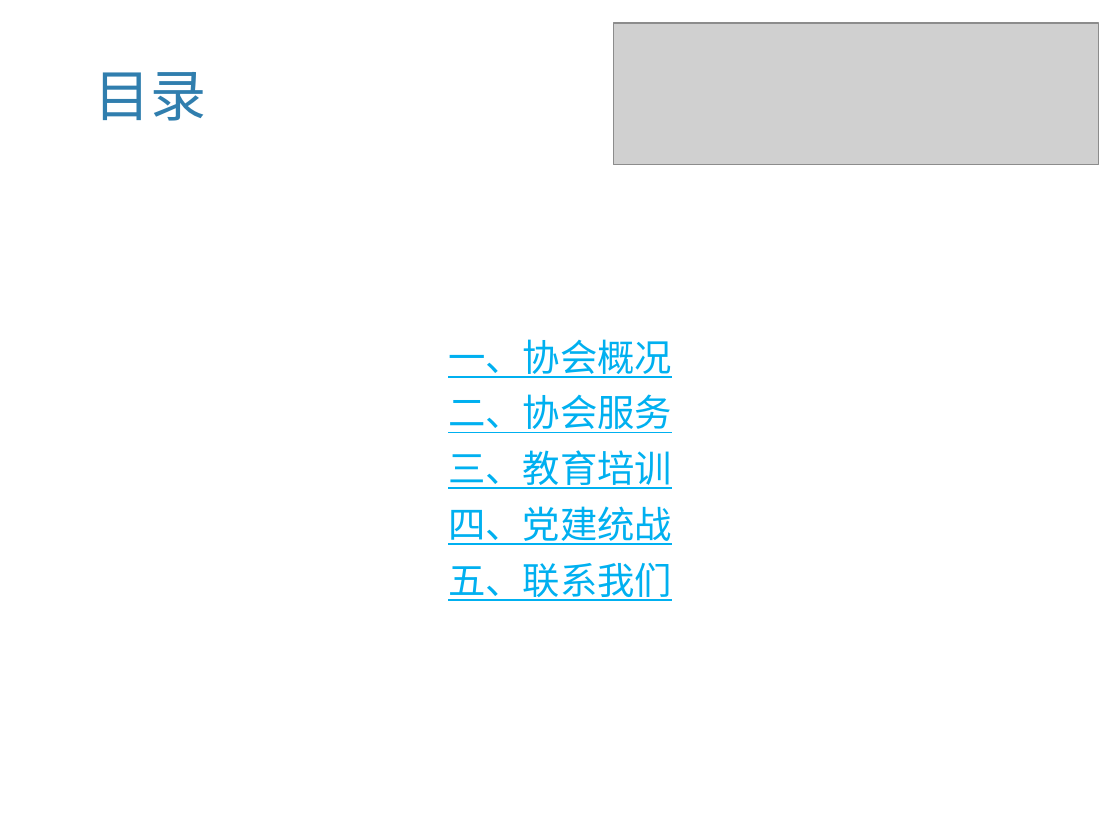
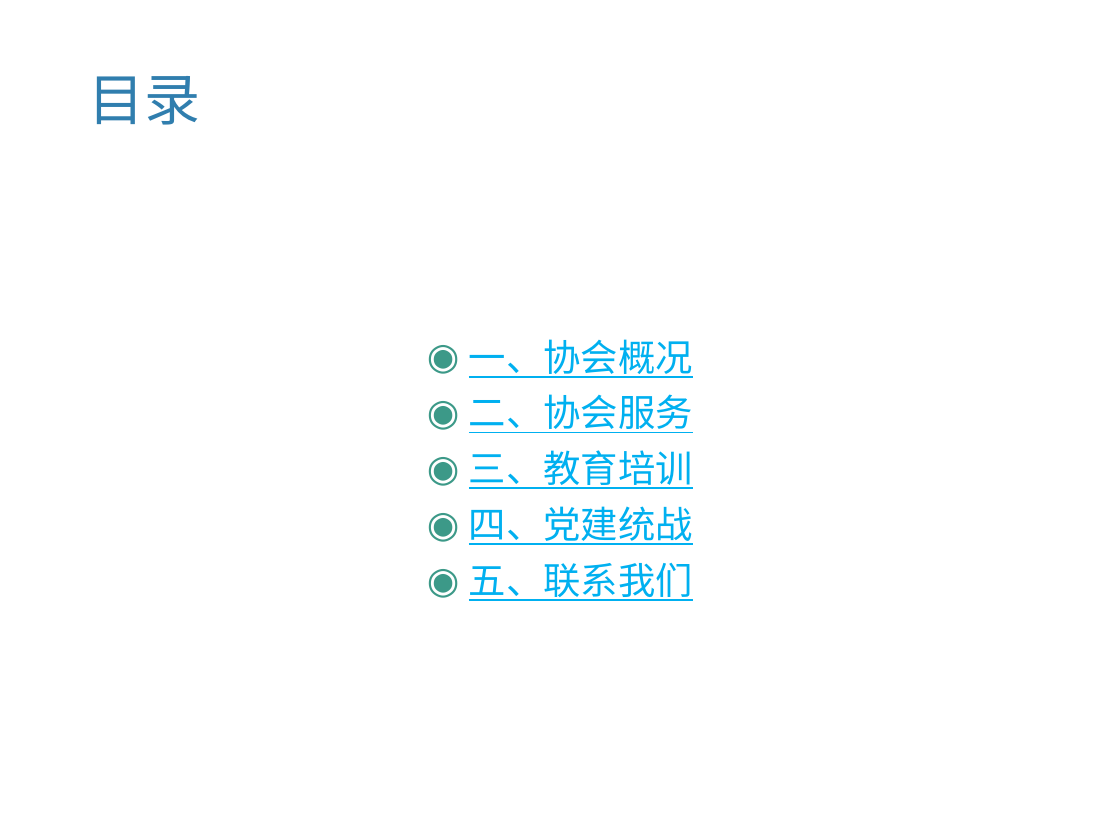
Before and after one commit to livejq/OfficeUtils, a slide deck: slide 2 of temp/PPT.pptx. Drawn at 1120x840 pixels with LibreOffice and Linux fonts; fonts in the diff are those of the drawing; grey boxes stand for pictures; background and template pictures are left out. Boxes give left, top, right and bottom in pixels: in the first picture for what was removed or moved away, otherwise in the second. Text is boxed around its words. In the diff, an @@ line names an element or a change of style, - is before the commit and + after.

```diff
--- a/temp/PPT.pptx
+++ b/temp/PPT.pptx
@@ picture removed at [614, 24, 1099, 166] @@
@@ title "目录": place and size @@
-title "目录" at [95, 72, 207, 121]
+title "目录" at [88, 76, 200, 125]
@@ text "一、协会概况" at [469, 339, 693, 601]: bullet none to ◉ @@
```
Also in this commit, not shown: 10 other slides changed, 4 slides added, 4 slides removed, 10 other files.
